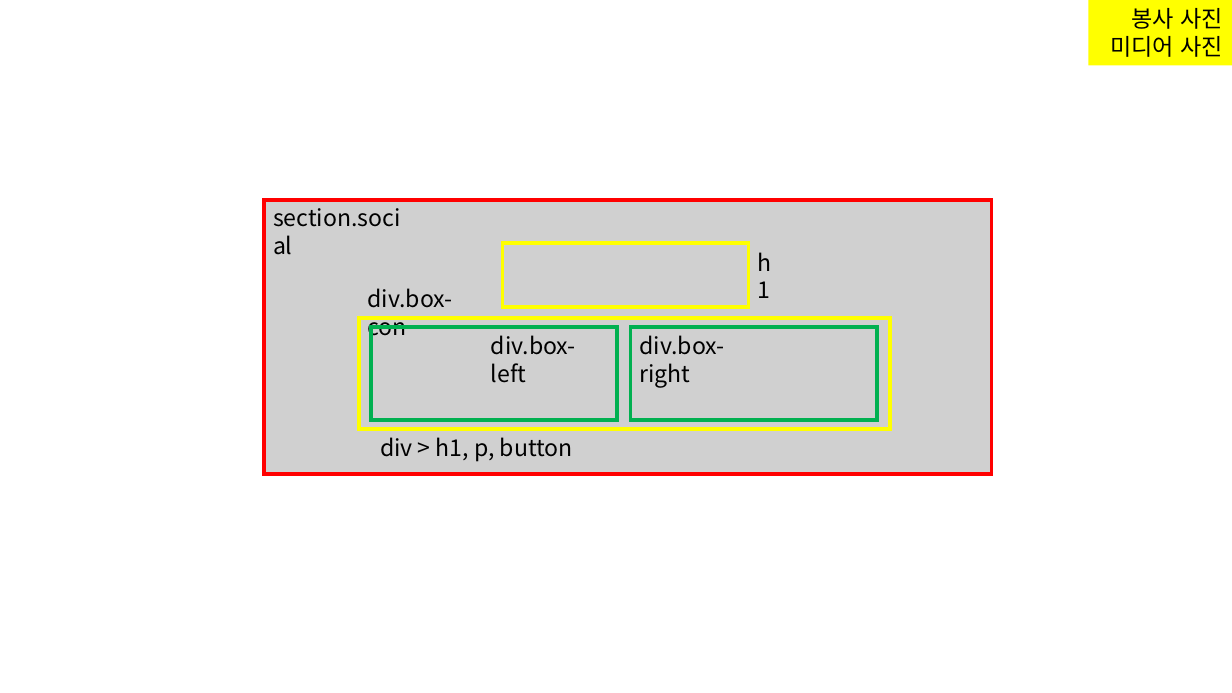
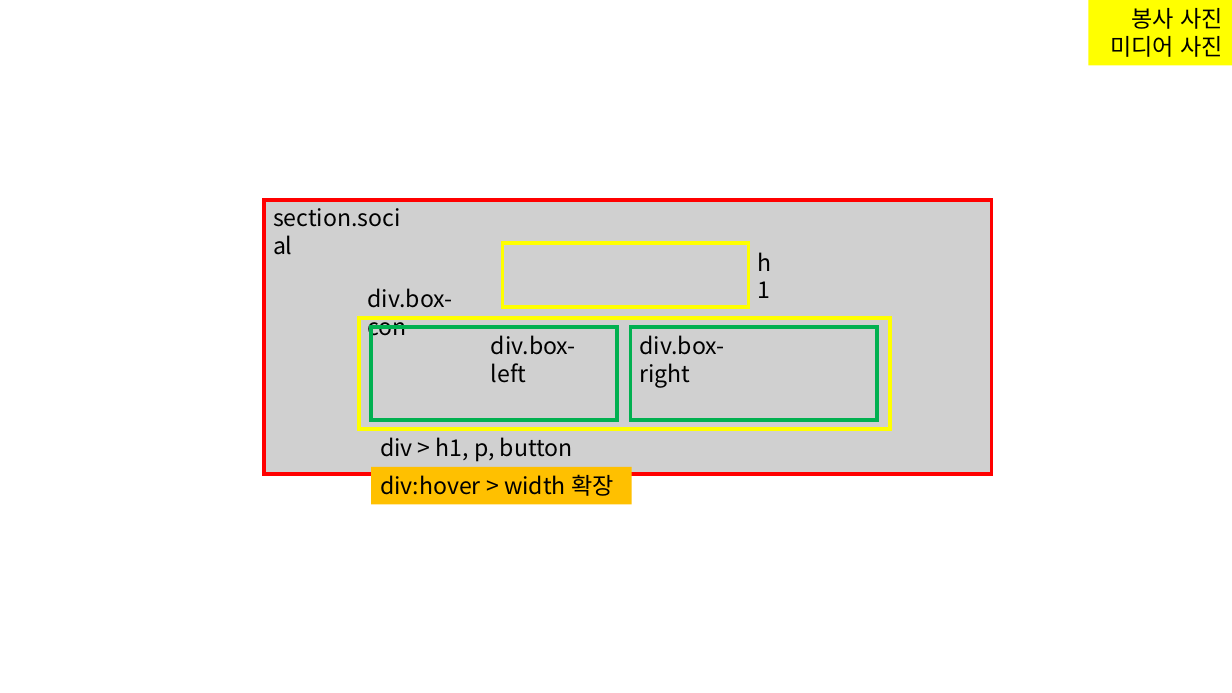
Before and after one commit to kim-yeny/project-lawfirm, a slide deck: slide 6 of [참고] lawfirm/(노트) lawfirm.pptx. Drawn at 1232x693 pixels with LibreOffice and Linux fonts; fonts in the diff are those of the drawing; grey boxes stand for pictures. Boxes give left, top, right and bottom in pixels: in the first picture for what was removed or moved away, otherwise in the second. Text is boxed around its words. In the diff, an @@ line names an element or a change of style, - is before the commit and + after.

```diff
--- a/[참고] lawfirm/(노트) lawfirm.pptx
+++ b/[참고] lawfirm/(노트) lawfirm.pptx
@@ rectangle added at [372,467,632,504], fill #FFC000, 18 pt, text #000000 @@
+div:hover > width 확장
```
Also in this commit, not shown: 4 other slides changed, 1 slide added.
